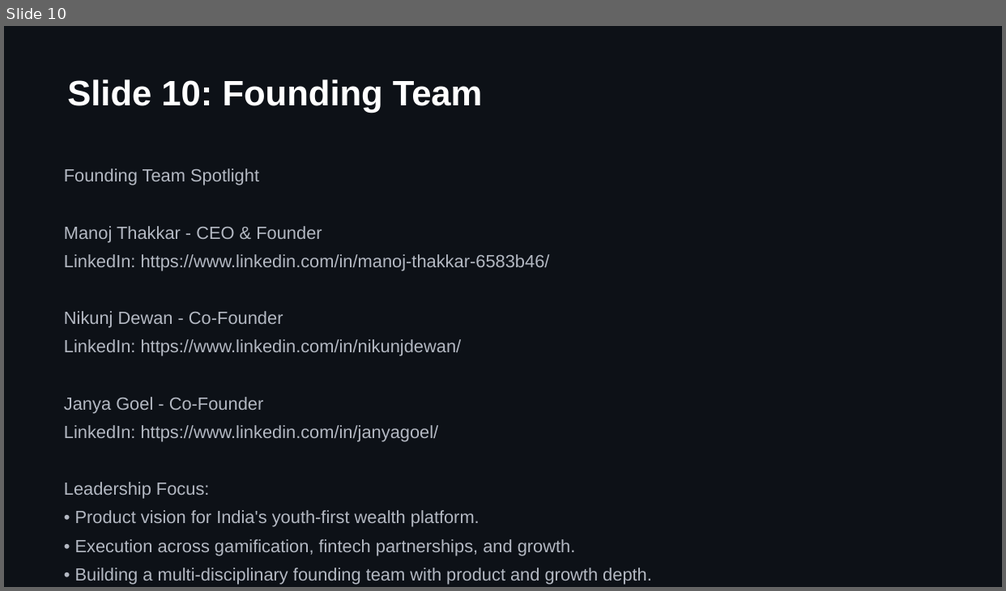
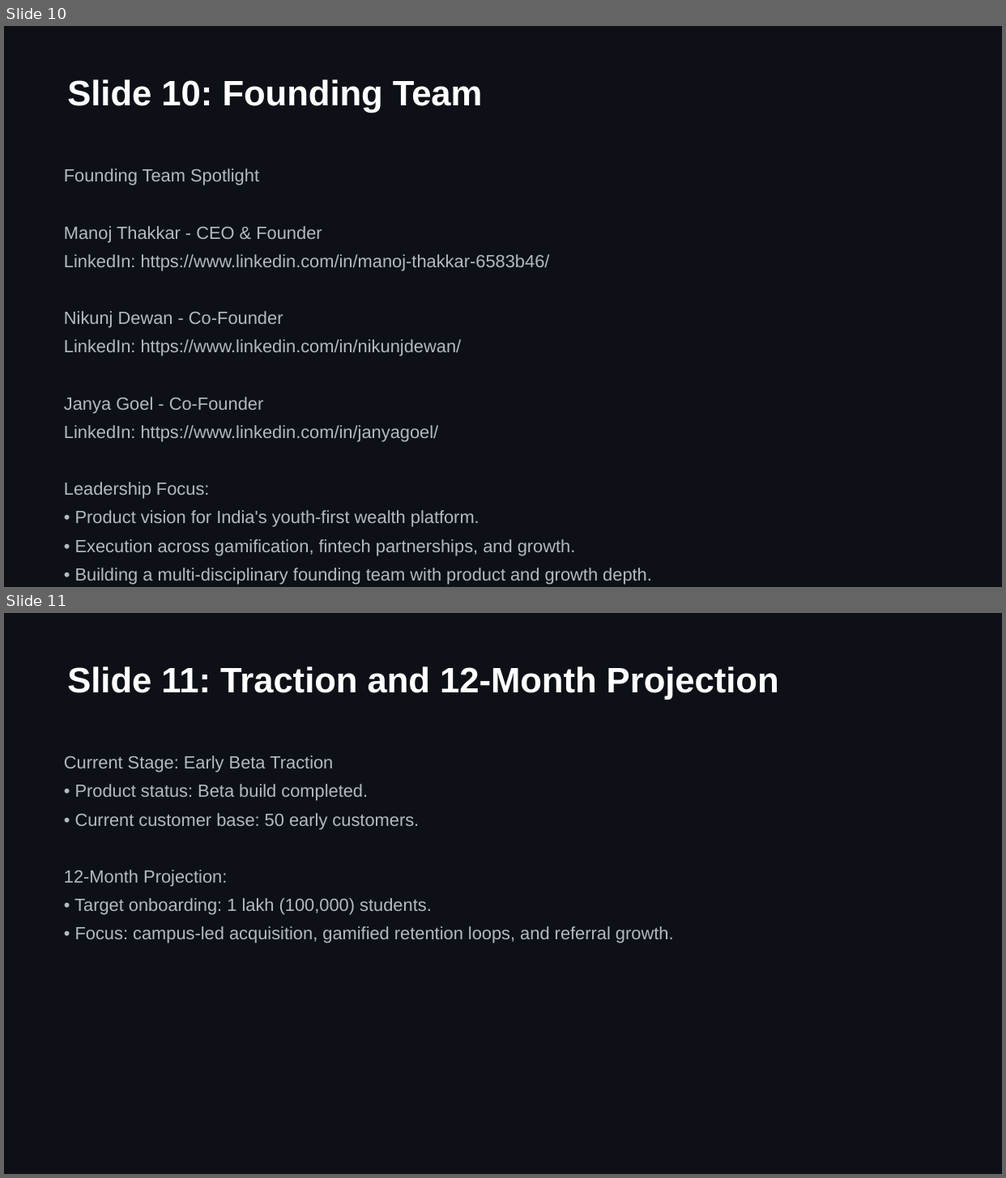
Before and after one commit to mthak/my-chatbot, a slide deck: RiseWise_Full_Investor_Deck.pptx. Shown one above the other, each under a label of ours: slide 10 before the commit, slides 10 and 11 after it. The pictures are 1006x591 and 1006x1178 pixels, drawn with LibreOffice and Linux fonts; fonts in the diff are those of the drawing. Boxes give left, top, right and bottom in pixels: in the first picture for what was removed or moved away, otherwise in the second. Text is boxed around its words. In the diff, an @@ line names an element or a change of style, - is before the commit and + after.

```diff
--- a/RiseWise_Full_Investor_Deck.pptx
+++ b/RiseWise_Full_Investor_Deck.pptx
@@ slide 11 added at box(4, 613, 1002, 1174), background #0D1117 @@
@@ text added at box(67, 666, 779, 700), 34 pt, text #FFFFFF, bold @@
+Slide 11: Traction and 12-Month Projection
@@ text added at box(64, 756, 674, 943), 17 pt, text #B4B9C3 @@
+Current Stage: Early Beta Traction
+• Product status: Beta build completed.
+• Current customer base: 50 early customers.
+12-Month Projection:
+• Target onboarding: 1 lakh (100,000) students.
+• Focus: campus-led acquisition, gamified retention loops, and referral growth.
```
Also in this commit, not shown: 1 other file.
